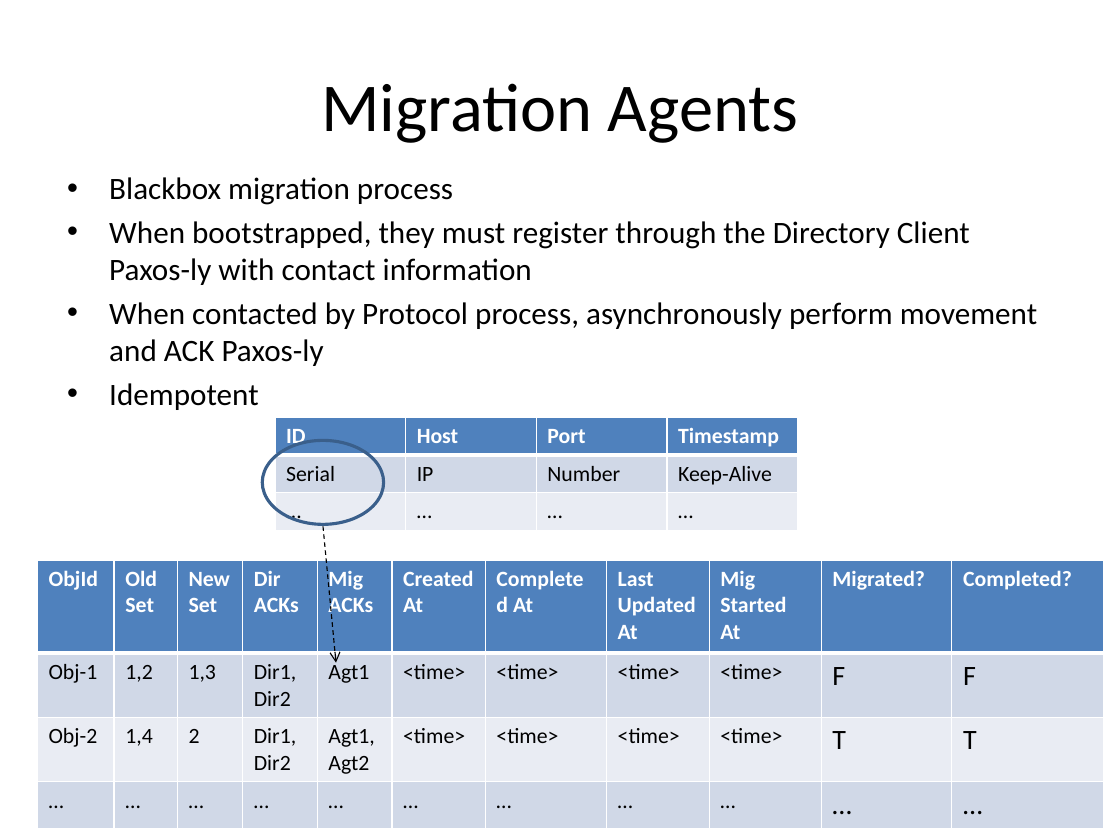
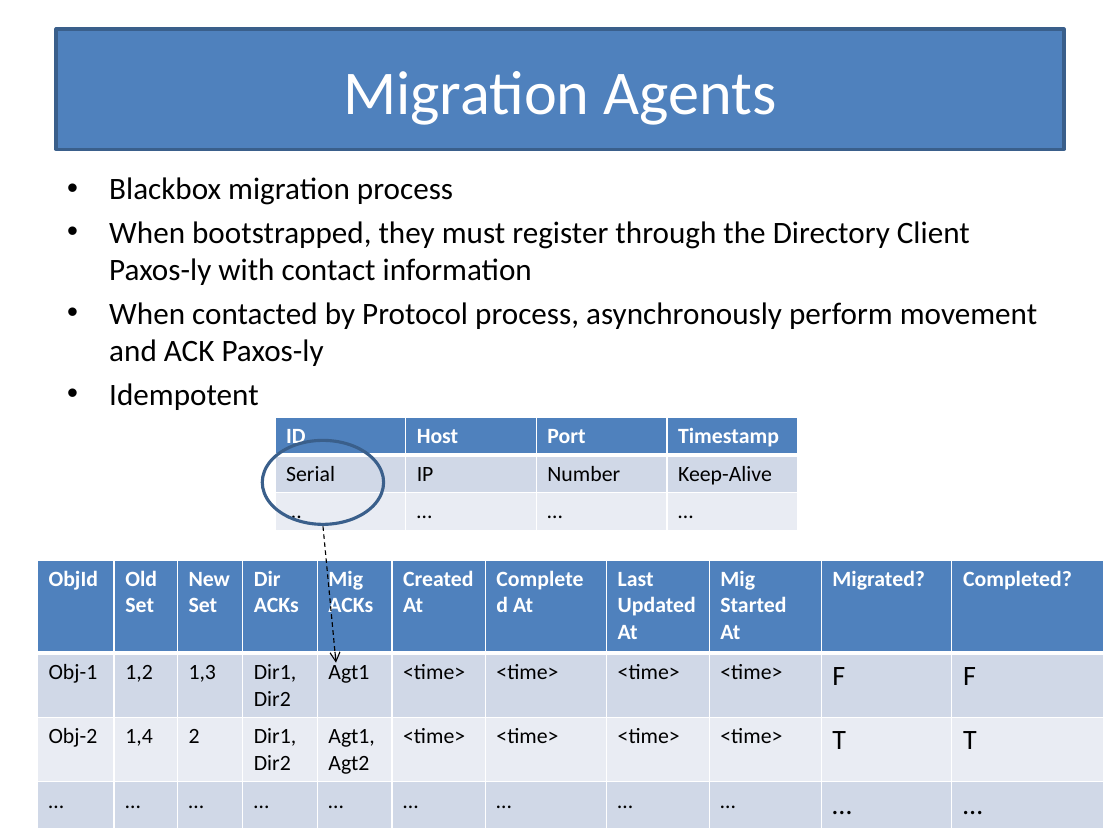
Before and after one commit to Slania/JPaxos-1, a slide deck: slide 18 of Paxos based directory updates for geo-replicated cloud storage.pptx. Drawn at 1120x840 pixels with LibreOffice and Linux fonts; fonts in the diff are those of the drawing. Boxes give left, top, right and bottom in pixels: in the first picture for what was removed or moved away, otherwise in the second. Text is boxed around its words. In the diff, an @@ line names an element or a change of style, - is before the commit and + after.

```diff
--- a/Paxos based directory updates for geo-replicated cloud storage.pptx
+++ b/Paxos based directory updates for geo-replicated cloud storage.pptx
@@ title "Migration Agents": place and size @@
-title "Migration Agents" at bbox=[321, 83, 798, 143]
+title "Migration Agents" at bbox=[56, 29, 1064, 149]
@@ title "Migration Agents" at bbox=[56, 29, 1064, 149]: size 44 to 40 pt, text colour #000000 to #FFFFFF; fill none to #4F81BD; outline none to #3A5F8C 2 pt @@
```
Also in this commit, not shown: 17 other slides changed.
